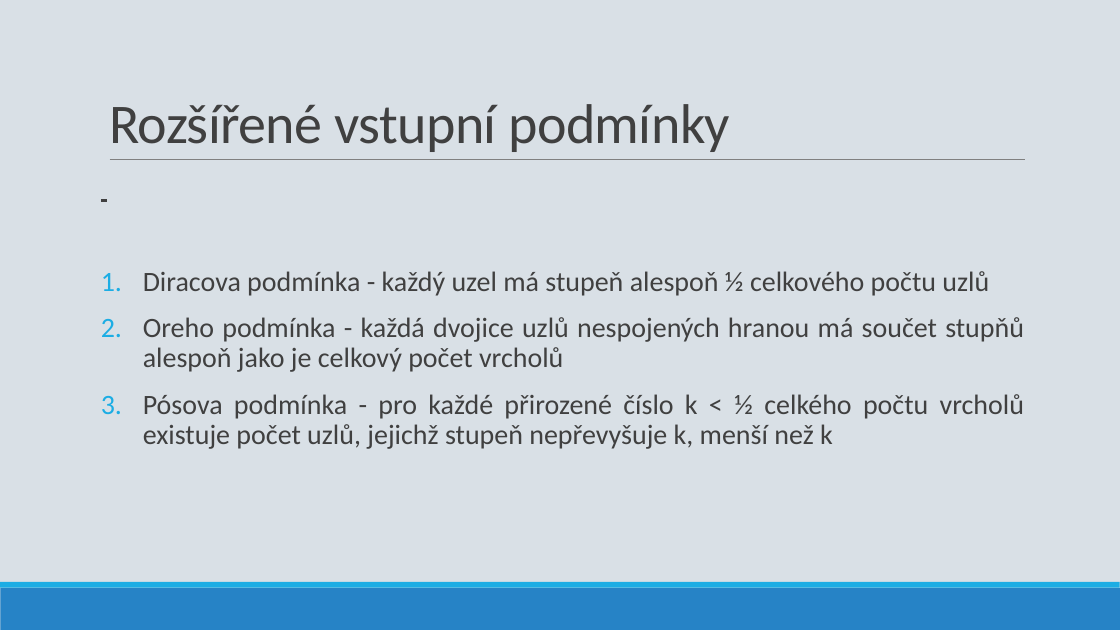
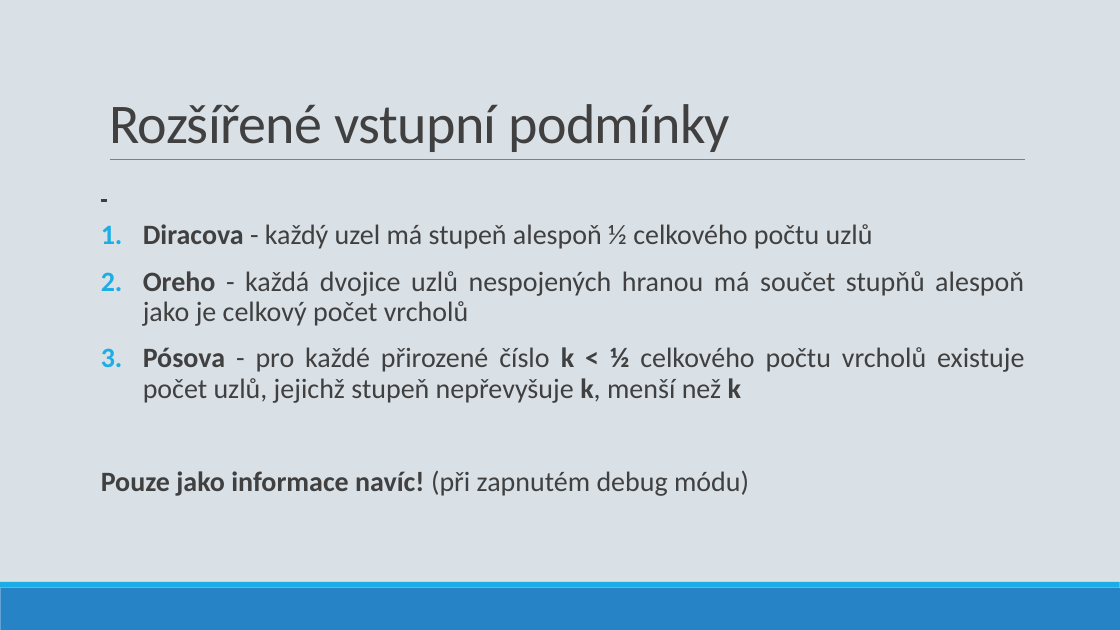
Before and after one commit to ldrahnik/ial_project_2019_2020, a slide deck: slide 4 of defense/presentation.pptx. Drawn at 1120x630 pixels with LibreOffice and Linux fonts; fonts in the diff are those of the drawing. Boxes give left, top, right and bottom in pixels: in the first picture for what was removed or moved away, otherwise in the second. Text is boxed around its words. In the diff, an @@ line names an element or a change of style, - is before the commit and + after.

Commit message:
presentation few changes WIP

```diff
--- a/defense/presentation.pptx
+++ b/defense/presentation.pptx
@@ text at box(101, 224, 1024, 496): text changed @@
-1. Diracova podmínka - každý uzel má stupeň alespoň ½ celkového počtu uzlů
-2. Oreho podmínka - každá dvojice uzlů nespojených hranou má součet stupňů alespoň jako je celkový počet vrcholů
-3. Pósova podmínka - pro každé přirozené číslo k < ½ celkého počtu vrcholů existuje počet uzlů, jejichž stupeň nepřevyšuje k, menší než k
+1. Diracova - každý uzel má stupeň alespoň ½ celkového počtu uzlů
+2. Oreho - každá dvojice uzlů nespojených hranou má součet stupňů alespoň jako je celkový počet vrcholů
+3. Pósova - pro každé přirozené číslo k < ½ celkového počtu vrcholů existuje počet uzlů, jejichž stupeň nepřevyšuje k, menší než k
+Pouze jako informace navíc! (při zapnutém debug módu)
```
Also in this commit, not shown: 6 other slides changed, 1 slide added, 1 slide removed.
